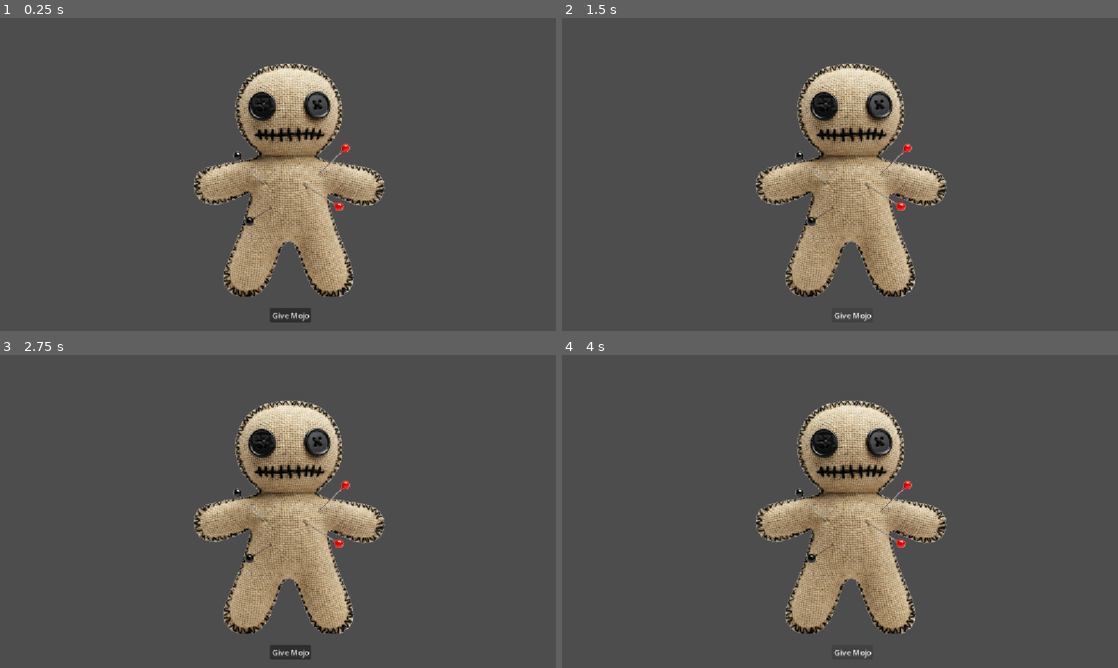
Above: before the commit, frames 1-4 (two rows, left to right).
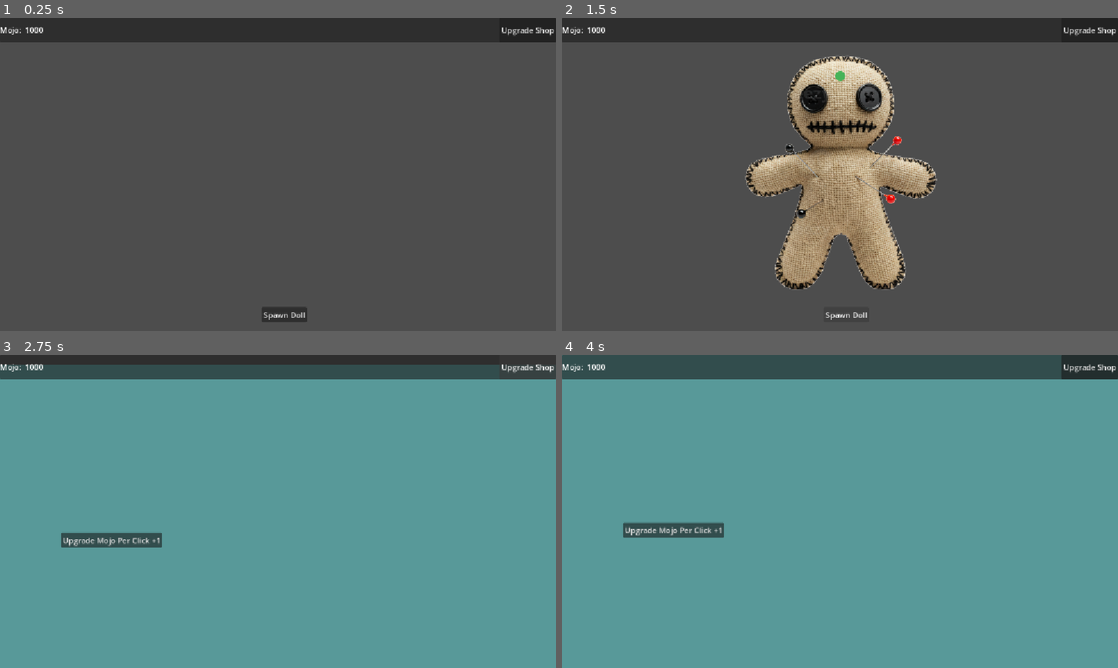
Above: after the commit, the same moments.

Repository: generikb/voodoo-clicker
Game: Godot game, scene res://scenes/main/main.tscn
Two runs of this game, one before a commit and one after it. Both use one fixed random seed, a clock stepped at 60 frames per second and the inputs below.
Inputs (mouse positions are in pixels of both pictures, inside the frame that each line leads up to):
- Up to frame 1 (0.25 s): no input
- Up to frame 2 (1.5 s): click (851, 315) at 0.5 s, where only the run before the commit has a clickable "Give Mojo"; click (845, 315) at 1.25 s, where only the run after the commit has a clickable "Spawn Doll"
- Up to frame 3 (2.75 s): click (528, 367) at 2 s, where only the run after the commit has a clickable "Upgrade Shop"
- Up to frame 4 (4 s): click (673, 539) at 2.75 s, where only the run after the commit has a clickable "Upgrade Mojo Per Click +1"; click (851, 652) at 3.5 s, where only the run before the commit has a clickable "Give Mojo"

The runs differ from the first frame. In frame 1, 21% of the frame differs, in the area x 0-100%, y 0-98%; in frame 2, 19%; in frame 3, 99%; in frame 4, 100%, in the area x 0-100%, y 0-100%.
Error after the commit: Invalid call. Nonexistent function 'change_upgrade' in base 'RefCounted (Upgrades)'. (res://scenes/upgrade_shop/scripts/upgrade_shop.gd:46)

Commit message:
basic voodoo doll poking...starting to work on upgrade shop

Diff:
--- a/autoload/util.gd
+++ b/autoload/util.gd
@@ -3,6 +3,11 @@
 enum GAME_STAGES{
 	MAIN_MENU,
 	PLAYING
+}
+
+enum UPGRADE_TYPES{
+	ADD, # base + (boost * level)
+	MULTIPLY # base + pow(boost, level)
 }
 
 enum UPGRADES{
--- a/project.godot
+++ b/project.godot
@@ -26,6 +26,14 @@
 window/stretch/mode="canvas_items"
 window/stretch/aspect="expand"
 
+[input]
+
+LeftMouseClick={
+"deadzone": 0.2,
+"events": [Object(InputEventMouseButton,"resource_local_to_scene":false,"resource_name":"","device":-1,"window_id":0,"alt_pressed":false,"shift_pressed":false,"ctrl_pressed":false,"meta_pressed":false,"button_mask":1,"position":Vector2(106, 8),"global_position":Vector2(115, 54),"factor":1.0,"button_index":1,"canceled":false,"pressed":true,"double_click":false,"script":null)
+]
+}
+
 [physics]
 
 3d/physics_engine="Jolt Physics"
--- a/resources/doll_data.gd
+++ b/resources/doll_data.gd
@@ -5,7 +5,11 @@
 @export var doll_name : String
 @export var doll_texture : Texture
 
-@export_group("Mojo & XP/Leveling Data")
+@export_group("Mojo & XP Leveling Data")
 @export var base_mojo_reward : int = 10
 @export var max_level : int = 10
 @export var xp_per_level : int = 5
+
+@export_group("")
+@export var doll_type : PackedScene = preload("uid://b1rrd0kqlf37k") #defaults to Base Doll
+@export var hotspot_type : PackedScene
--- /dev/null
+++ b/resources/dolls/test_doll.tres
@@ -0,0 +1,14 @@
+[gd_resource type="Resource" script_class="DollData" format=3 uid="uid://cbufn77131lys"]
+
+[ext_resource type="PackedScene" uid="uid://b1rrd0kqlf37k" path="res://scenes/dolls/doll.tscn" id="1_t7x7o"]
+[ext_resource type="Script" uid="uid://cxakbkc3s1mu4" path="res://resources/doll_data.gd" id="2_ee0yd"]
+[ext_resource type="Texture2D" uid="uid://d1kw3wjba2ovp" path="res://scenes/dolls/assets/temp_doll.png" id="2_ucqhw"]
+[ext_resource type="PackedScene" uid="uid://b8favmxlm81xf" path="res://scenes/dolls/hotspots/hotspot.tscn" id="3_ucqhw"]
+
+[resource]
+script = ExtResource("2_ee0yd")
+doll_id = "test_doll"
+doll_name = "Test Doll"
+doll_texture = ExtResource("2_ucqhw")
+hotspot_type = ExtResource("3_ucqhw")
+metadata/_custom_type_script = "uid://cxakbkc3s1mu4"
--- /dev/null
+++ b/resources/upgrade_data.gd
@@ -0,0 +1,32 @@
+class_name UpgradeData
+extends Resource
+
+
+@export_group("Upgrade UI Info")
+@export var upgrade_id : Util.UPGRADES
+@export var upgrade_name : String
+@export var upgrade_description : String
+@export var upgrade_icon : Texture2D
+
+@export_group("Cost Scaling")
+@export var base_cost : float = 69
+@export var cost_multiplier : float = 1.15
+
+@export_group("Upgrade Scaling")
+@export var max_rank : int
+@export var upgrade_type : Util.UPGRADE_TYPES
+@export var base_value : float = 1.0
+@export var boost_per_rank: float = 1.0
+
+
+func get_boost(level : int) -> float:
+	print("get boost is firing")
+	match upgrade_type:
+		Util.UPGRADE_TYPES.ADD:
+			print("and it's an add upgrade")
+			return base_value + (boost_per_rank * level)
+		Util.UPGRADE_TYPES.MULTIPLY:
+			if level == 0:
+				return base_value
+			return base_value * pow(boost_per_rank, level)
+	return 0.0
--- /dev/null
+++ b/resources/upgrades/mojo_per_hotspot.tres
@@ -0,0 +1,13 @@
+[gd_resource type="Resource" script_class="UpgradeData" format=3 uid="uid://bddxpd3f406qr"]
+
+[ext_resource type="Script" uid="uid://bjuykqmvxulan" path="res://resources/upgrade_data.gd" id="1_vwk70"]
+[ext_resource type="Texture2D" uid="uid://bnh5mdqf70npj" path="res://scenes/dolls/assets/temp_icon.png" id="2_arh45"]
+
+[resource]
+script = ExtResource("1_vwk70")
+upgrade_name = "Mojo Boost"
+upgrade_description = "test test"
+upgrade_icon = ExtResource("2_arh45")
+base_cost = 10.0
+max_rank = 10
+metadata/_custom_type_script = "uid://bjuykqmvxulan"
--- a/scenes/dolls/doll.tscn
+++ b/scenes/dolls/doll.tscn
@@ -2,28 +2,33 @@
 
 [ext_resource type="Script" uid="uid://b6xay6t6vejjf" path="res://scenes/dolls/scripts/doll.gd" id="1_ai86s"]
 [ext_resource type="Texture2D" uid="uid://d1kw3wjba2ovp" path="res://scenes/dolls/assets/temp_doll.png" id="1_noria"]
-[ext_resource type="PackedScene" uid="uid://b8favmxlm81xf" path="res://scenes/dolls/hotspots/hotspot.tscn" id="3_ll08x"]
 
 [node name="Doll" type="Node2D" unique_id=1430463342]
 script = ExtResource("1_ai86s")
 
-[node name="Sprite2D" type="Sprite2D" parent="." unique_id=1332135501]
-position = Vector2(600, 337)
+[node name="DollSprite" type="Sprite2D" parent="." unique_id=1332135501]
+unique_name_in_owner = true
 texture = ExtResource("1_noria")
 
-[node name="Hotspots" type="Node2D" parent="." unique_id=625492228]
+[node name="HotspotMarkers" type="Node2D" parent="." unique_id=625492228]
+unique_name_in_owner = true
 
-[node name="Hotspot" parent="Hotspots" unique_id=1347389964 instance=ExtResource("3_ll08x")]
-position = Vector2(601, 145)
+[node name="MarkerHead" type="Marker2D" parent="HotspotMarkers" unique_id=1891704474]
+position = Vector2(-3, -201)
 
-[node name="Hotspot2" parent="Hotspots" unique_id=138086446 instance=ExtResource("3_ll08x")]
-position = Vector2(751, 347)
+[node name="MarkerLeftLeg" type="Marker2D" parent="HotspotMarkers" unique_id=382750241]
+position = Vector2(-92, 194)
 
-[node name="Hotspot3" parent="Hotspots" unique_id=519120870 instance=ExtResource("3_ll08x")]
-position = Vector2(687, 537)
+[node name="MarkerRightArm" type="Marker2D" parent="HotspotMarkers" unique_id=2122492791]
+position = Vector2(149, 5)
 
-[node name="Hotspot4" parent="Hotspots" unique_id=1535675606 instance=ExtResource("3_ll08x")]
-position = Vector2(516, 532)
+[node name="MarkerLeftArm" type="Marker2D" parent="HotspotMarkers" unique_id=1917884161]
+position = Vector2(-158, 5)
 
-[node name="Hotspot5" parent="Hotspots" unique_id=1971839911 instance=ExtResource("3_ll08x")]
-position = Vector2(446, 345)
+[node name="MarkerRightLeg" type="Marker2D" parent="HotspotMarkers" unique_id=466601510]
+position = Vector2(85, 192)
+
+[node name="MarkerHeart" type="Marker2D" parent="HotspotMarkers" unique_id=176030173]
+
+[node name="HotspotsContainer" type="Node2D" parent="." unique_id=880710552]
+unique_name_in_owner = true
--- a/scenes/dolls/hotspots/hotspot.tscn
+++ b/scenes/dolls/hotspots/hotspot.tscn
@@ -1,11 +1,28 @@
 [gd_scene format=3 uid="uid://b8favmxlm81xf"]
 
 [ext_resource type="Script" uid="uid://bjiqcm8qkimj7" path="res://scenes/dolls/hotspots/scripts/hotspot.gd" id="1_sderc"]
+
+[sub_resource type="StyleBoxFlat" id="StyleBoxFlat_suw3p"]
+bg_color = Color(0.27832618, 0.7020426, 0.3445297, 1)
+corner_radius_top_left = 10
+corner_radius_top_right = 10
+corner_radius_bottom_right = 10
+corner_radius_bottom_left = 10
 
 [sub_resource type="CircleShape2D" id="CircleShape2D_suw3p"]
 
 [node name="Hotspot" type="Area2D" unique_id=1347389964]
 script = ExtResource("1_sderc")
 
+[node name="Panel" type="Panel" parent="." unique_id=1001188521]
+offset_left = -10.0
+offset_top = -10.0
+offset_right = 11.0
+offset_bottom = 10.0
+mouse_filter = 2
+theme_override_styles/panel = SubResource("StyleBoxFlat_suw3p")
+
 [node name="CollisionShape2D" type="CollisionShape2D" parent="." unique_id=1716760827]
 shape = SubResource("CircleShape2D_suw3p")
+
+[connection signal="input_event" from="." to="." method="_on_input_event"]
--- a/scenes/dolls/hotspots/scripts/hotspot.gd
+++ b/scenes/dolls/hotspots/scripts/hotspot.gd
@@ -2,7 +2,19 @@
 extends Area2D
 
 
+signal popped # When a hotspot is successfully destroyed
 
 
-func take_hit(damage) -> void:
-	pass
+
+func take_hit(_damage) -> void:
+	var mojo_reward = Global.upgrades.get_upgrade(Util.UPGRADES.BASE_HOTSPOT_MOJO_PER_CLICK)
+	print(mojo_reward)
+	Global.currency_manager.add_mojo(mojo_reward)
+
+
+# Checks for manual click on hotspot
+func _on_input_event(_viewport: Node, event: InputEvent, _shape_idx: int) -> void:
+	if event.is_action_pressed("LeftMouseClick"):
+		take_hit(1)
+		popped.emit()
+		queue_free()
--- a/scenes/dolls/scripts/doll.gd
+++ b/scenes/dolls/scripts/doll.gd
@@ -1,13 +1,52 @@
 class_name Doll
 extends Node2D
 
+@onready var doll_sprite: Sprite2D = %DollSprite
+@onready var hotspot_markers: Node2D = %HotspotMarkers
+@onready var hotspots_container: Node2D = %HotspotsContainer
 
+var doll_data : DollData
+var remaining_hotspots : Array = []
+var current_hotspot : HotSpot = null
 
 # Called when the node enters the scene tree for the first time.
 func _ready() -> void:
 	pass # Replace with function body.
 
+# Dolls get instantiated on-the-fly, this is called afterwards to set them up
+func setup(data : DollData) -> void:
+	doll_data = data
+	doll_sprite.texture = doll_data.doll_texture
+	start_minigame()
 
-# Called every frame. 'delta' is the elapsed time since the previous frame.
-func _process(delta: float) -> void:
-	pass
+
+# Starts the pin poking minigame (varies by doll)
+func start_minigame() -> void:
+	remaining_hotspots = hotspot_markers.get_children()
+	spawn_next_hotspot()
+
+
+func spawn_next_hotspot() -> void:
+	if remaining_hotspots.is_empty():
+		explode_and_die()
+		return
+
+	var hotspot_marker : Marker2D = remaining_hotspots.pop_front()
+
+	current_hotspot = doll_data.hotspot_type.instantiate()
+	hotspots_container.add_child(current_hotspot)
+	current_hotspot.global_position = hotspot_marker.global_position
+
+	current_hotspot.popped.connect(on_hotspot_popped)
+
+func on_hotspot_popped() -> void:
+	current_hotspot = null
+	spawn_next_hotspot()
+
+# This is for the Spirit Hand to know what hotspot to click next
+func get_next_target() -> HotSpot:
+	return current_hotspot
+
+func explode_and_die() -> void:
+	print("You got all the hotspots!")
+	queue_free()
--- a/scenes/main/main.tscn
+++ b/scenes/main/main.tscn
@@ -2,26 +2,28 @@
 
 [ext_resource type="PackedScene" uid="uid://biquy5v5crkor" path="res://scenes/ui/header.tscn" id="1_hyk8p"]
 [ext_resource type="Script" uid="uid://dfpnufn5hadpd" path="res://scenes/main/scripts/main.gd" id="1_iuonh"]
+[ext_resource type="Resource" uid="uid://cbufn77131lys" path="res://resources/dolls/test_doll.tres" id="2_6q06x"]
 [ext_resource type="PackedScene" uid="uid://drd283mrinhsg" path="res://scenes/upgrade_shop/upgrade_shop.tscn" id="3_k2fmo"]
-[ext_resource type="PackedScene" uid="uid://b1rrd0kqlf37k" path="res://scenes/dolls/doll.tscn" id="4_l3cfh"]
 
 [node name="Main" type="Node2D" unique_id=2038002112]
 script = ExtResource("1_iuonh")
+temp_doll = ExtResource("2_6q06x")
 
-[node name="TestGetMojo" type="Button" parent="." unique_id=2092123552]
-offset_left = 560.0
-offset_top = 600.0
-offset_right = 645.0
-offset_bottom = 631.0
-text = "Give Mojo"
+[node name="SpawnDollButton" type="Button" parent="." unique_id=108761666]
+offset_left = 542.0
+offset_top = 599.0
+offset_right = 636.0
+offset_bottom = 630.0
+text = "Spawn Doll"
 
 [node name="CanvasLayer" type="CanvasLayer" parent="." unique_id=2081455277]
-visible = false
 
 [node name="UpgradeShop" parent="CanvasLayer" unique_id=1449120639 instance=ExtResource("3_k2fmo")]
 
 [node name="Header" parent="CanvasLayer" unique_id=6527242 instance=ExtResource("1_hyk8p")]
 
-[node name="Doll" parent="." unique_id=1430463342 instance=ExtResource("4_l3cfh")]
+[node name="DollSpot" type="Marker2D" parent="." unique_id=1904388195]
+unique_name_in_owner = true
+position = Vector2(579, 321)
 
-[connection signal="pressed" from="TestGetMojo" to="." method="_on_test_get_mojo_pressed"]
+[connection signal="pressed" from="SpawnDollButton" to="." method="_on_spawn_doll_button_pressed"]
--- a/scenes/main/scripts/main.gd
+++ b/scenes/main/scripts/main.gd
@@ -1,5 +1,8 @@
 extends Node2D
 
+@export var temp_doll : DollData
+
+@onready var doll_spot: Marker2D = %DollSpot
 
 
 # Called when the node enters the scene tree for the first time.
@@ -7,5 +10,10 @@
 	pass
 
 
-func _on_test_get_mojo_pressed() -> void:
-	Global.currency_manager.mojo += Global.upgrades.get_upgrade(Util.UPGRADES.BASE_HOTSPOT_MOJO_PER_CLICK)
+
+
+
+func _on_spawn_doll_button_pressed() -> void:
+	var new_doll : Doll = temp_doll.doll_type.instantiate()
+	doll_spot.add_child(new_doll)
+	new_doll.setup(temp_doll)
--- /dev/null
+++ b/scenes/upgrade_shop/scripts/upgrade_node.gd
@@ -0,0 +1,12 @@
+class_name UpgradeNode
+extends TextureButton
+
+
+# Called when the node enters the scene tree for the first time.
+func _ready() -> void:
+	pass # Replace with function body.
+
+
+# Called every frame. 'delta' is the elapsed time since the previous frame.
+func _process(delta: float) -> void:
+	pass
--- /dev/null
+++ b/scenes/upgrade_shop/upgrade_node.tscn
@@ -0,0 +1,11 @@
+[gd_scene format=3 uid="uid://dctyoxqxwaopd"]
+
+[ext_resource type="Script" uid="uid://2d0yfchbsumv" path="res://scenes/upgrade_shop/scripts/upgrade_node.gd" id="1_1jag5"]
+
+[node name="UpgradeNode" type="TextureButton" unique_id=1427678178]
+anchors_preset = 15
+anchor_right = 1.0
+anchor_bottom = 1.0
+grow_horizontal = 2
+grow_vertical = 2
+script = ExtResource("1_1jag5")
--- a/scenes/upgrade_shop/upgrade_shop.tscn
+++ b/scenes/upgrade_shop/upgrade_shop.tscn
@@ -1,6 +1,7 @@
 [gd_scene format=3 uid="uid://drd283mrinhsg"]
 
 [ext_resource type="Script" uid="uid://bxjfgb6u8o6x0" path="res://scenes/upgrade_shop/scripts/upgrade_shop.gd" id="1_gj36l"]
+[ext_resource type="PackedScene" uid="uid://dctyoxqxwaopd" path="res://scenes/upgrade_shop/upgrade_node.tscn" id="2_c7bk0"]
 
 [sub_resource type="StyleBoxFlat" id="StyleBoxFlat_a7xgh"]
 bg_color = Color(0.34509805, 0.6, 0.6, 1)
@@ -31,4 +32,8 @@
 offset_bottom = 378.0
 text = "Upgrade Mojo Per Click +1"
 
+[node name="MojoPerClick" parent="." unique_id=1427678178 instance=ExtResource("2_c7bk0")]
+layout_mode = 0
+anchors_preset = 0
+
 [connection signal="pressed" from="TempUpgradeMojoPerClick" to="." method="_on_temp_upgrade_mojo_per_click_pressed"]
--- a/scripts/currency_manager.gd
+++ b/scripts/currency_manager.gd
@@ -29,3 +29,6 @@
 	if not can_afford(cost):
 		return
 	mojo -= cost
+
+func add_mojo(amount: int) -> void:
+	mojo += amount
--- a/scripts/upgrades.gd
+++ b/scripts/upgrades.gd
@@ -1,27 +1,45 @@
 class_name Upgrades
-extends Node
+extends RefCounted
 
+@export var all_upgrades : Array[UpgradeData] = [
+	preload("res://resources/upgrades/mojo_per_hotspot.tres")
 
-var upgrades_dict = {
-	Util.UPGRADES.BASE_HOTSPOT_MOJO_PER_CLICK: 1
+]
 
+var upgrades_database : Dictionary = {}
+
+var player_levels = {
+	Util.UPGRADES.BASE_HOTSPOT_MOJO_PER_CLICK : 0
 }
+
+func _init() -> void:
+	# Build lookup dictionary from all_upgrades Array
+	for data in all_upgrades:
+		upgrades_database[data.upgrade_id] = data
+		if not player_levels.has(data.upgrade_id):
+			player_levels[data.upgrade_id] = 0
 
 
 # Returns the value of a specific Upgrade in the dictionary
 func get_upgrade(upgrade: Util.UPGRADES):
-	return upgrades_dict.get(upgrade, null)
+	var data : UpgradeData = upgrades_database.get(upgrade)
+	if data == null:
+		return 0
 
-# Overwrites the value of a specific Upgrade in the dictonary
-func set_upgrade(upgrade: Util.UPGRADES, new_value):
-	var old_value = upgrades_dict[upgrade]
-	upgrades_dict[upgrade] = new_value
+	var current_level = player_levels.get(upgrade, 0)
 
-	Events.mod_changed.emit(upgrade, old_value, new_value)
+	return data.get_boost(current_level)
 
-# Changes the amount of a specific Upgrade in the dictionary (i.e. incremental changes)
-func change_upgrade(upgrade: Util.UPGRADES, amount):
-	var old_value = upgrades_dict[upgrade]
-	upgrades_dict[upgrade] += amount
-
-	Events.mod_changed.emit(upgrade, old_value, upgrades_dict[upgrade])
+## Overwrites the value of a specific Upgrade in the dictonary
+#func set_upgrade(upgrade: Util.UPGRADES, new_value):
+	#var old_value = upgrades_dict[upgrade]
+	#upgrades_dict[upgrade] = new_value
+	#
+	#Events.mod_changed.emit(upgrade, old_value, new_value)
+#
+## Changes the amount of a specific Upgrade in the dictionary (i.e. incremental changes)
+#func change_upgrade(upgrade: Util.UPGRADES, amount):
+	#var old_value = upgrades_dict[upgrade]
+	#upgrades_dict[upgrade] += amount
+	#
+	#Events.mod_changed.emit(upgrade, old_value, upgrades_dict[upgrade])
--- /dev/null
+++ b/scripts/upgrades.tscn
@@ -0,0 +1,9 @@
+[gd_scene format=3 uid="uid://eyjgkcdos0jd"]
+
+[ext_resource type="Script" uid="uid://co2h11hswscs7" path="res://scripts/upgrades.gd" id="1_t141y"]
+[ext_resource type="Script" uid="uid://bjuykqmvxulan" path="res://resources/upgrade_data.gd" id="2_dbpup"]
+[ext_resource type="Resource" uid="uid://bddxpd3f406qr" path="res://resources/upgrades/mojo_per_hotspot.tres" id="3_7tn3v"]
+
+[node name="Upgrades" type="Node2D" unique_id=1974161232]
+script = ExtResource("1_t141y")
+all_upgrades = Array[ExtResource("2_dbpup")]([ExtResource("3_7tn3v")])
Not shown, added: resources/upgrade_data.gd.uid
Binary file added: scenes/dolls/assets/temp_icon.png
Not shown, added: scenes/dolls/assets/temp_icon.png.import
Not shown, added: scenes/upgrade_shop/scripts/upgrade_node.gd.uid
